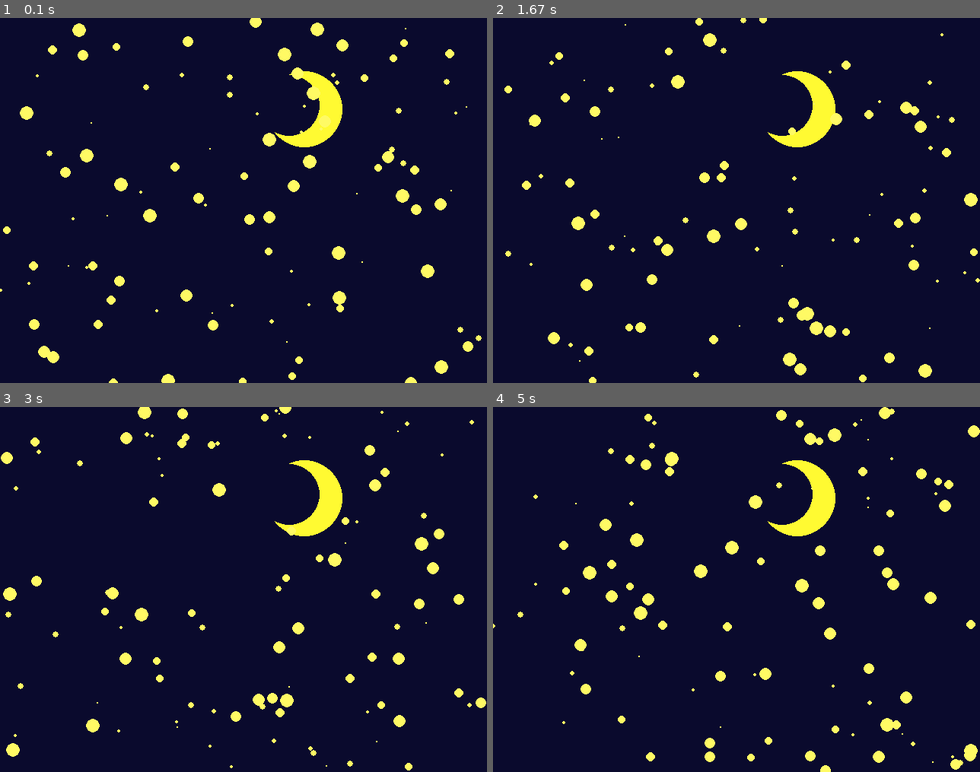
Above: before the commit, frames 1-4 (two rows, left to right).
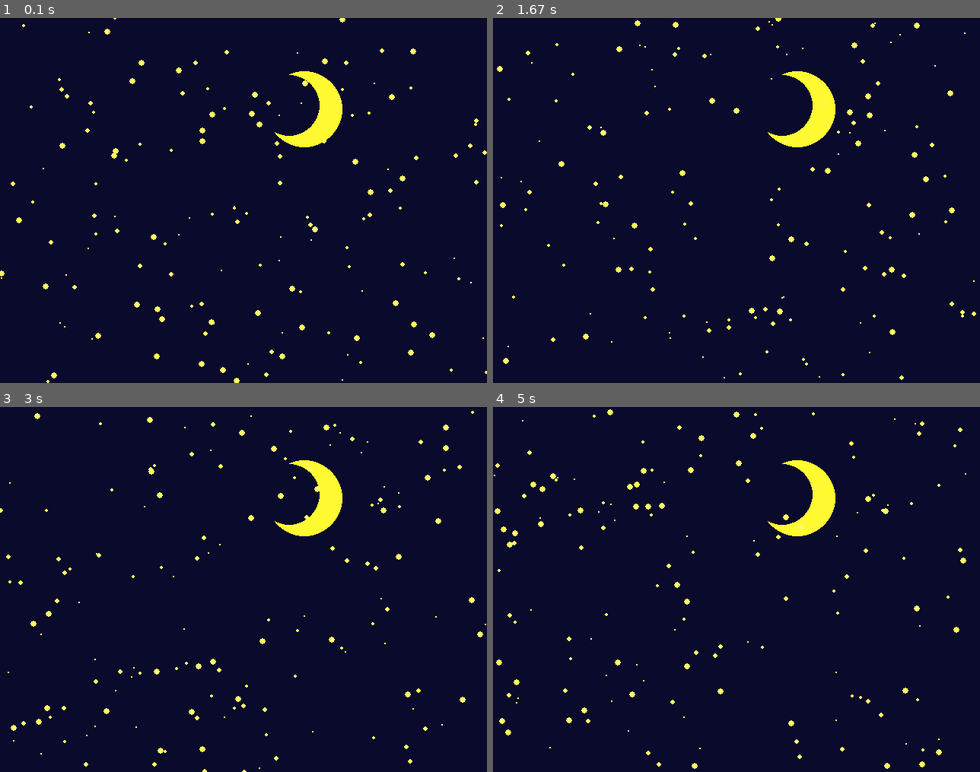
Above: after the commit, the same moments.

Repository: TeenAsher/pygame_study
Game: pygame game, started from study_3.py
The game is run twice, just before and just after one commit, with the same random seed, the same clock (stepped at 60 frames per second) and the same inputs.
Inputs (mouse positions are in pixels of both pictures, inside the frame that each line leads up to):
- Up to frame 1 (0.1 s): no input
- Up to frame 2 (1.67 s): click (736, 200) at 0.38 s; click (736, 222) at 0.78 s; click (585, 145) at 1.2 s; move the mouse to (916, 328) at 1.5 s
- Up to frame 3 (3 s): click (423, 717) at 1.7 s; click (253, 465) at 2.27 s; move the mouse to (219, 684) at 2.63 s; click (219, 684) at 2.9 s
- Up to frame 4 (5 s): move the mouse to (721, 527) at 3.3 s; click (721, 527) at 3.6 s; move the mouse to (668, 512) at 4.03 s; click (668, 512) at 4.37 s; move the mouse to (863, 556) at 4.83 s

The runs differ from the first frame. In frame 1, 4.3% of the frame differs, in the area x 0-100%, y 0-100%; in frame 2, 3.7%; in frame 3, 3.8%; in frame 4, 4.4%.

Commit message:
study_3 file 5th commit

Diff:
--- a/study_3.py
+++ b/study_3.py
@@ -27,10 +27,10 @@
         pygame.draw.circle(screen, (255, 250, 50), (400, 120), 50)
         pygame.draw.circle(screen, (10, 10, 45), (380, 115), 40)
 
-        for i in range(100):
+        for i in range(150):
             x = random.randint(0, 640)
             y = random.randint(0, 480)
-            z = random.randrange(1, 10)
+            z = random.randrange(1, 5)
             pygame.draw.circle(screen, (255, 250, 100), (x, y), z)
 
         pygame.mouse.set_visible(False)
